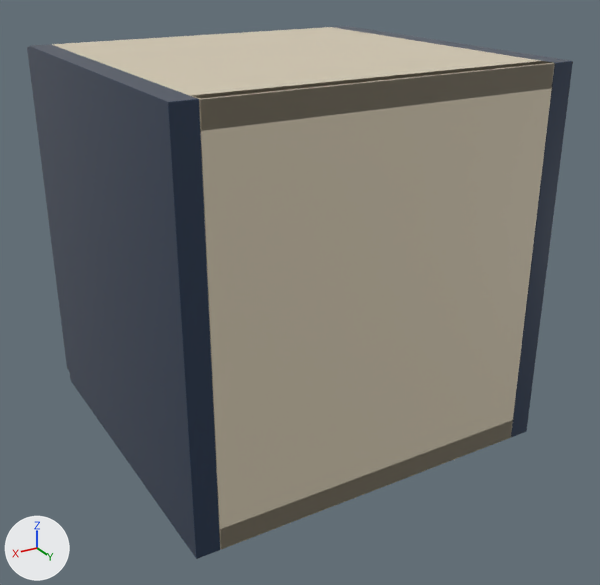
Renders of the glTF model storefront/public/cabinet-inventory/models/oppein-ply-bss-w1212.glb from each side of a commit.
Rendered twice from a 50 mm camera at (0.474, 0.417, 0.386) aimed at (0.146, -0.129, 0.113). Lighting does not change. The marker at lower left points along +X, +Y and +Z. The picture after the commit comes second. Where no turn or scale is listed for an object, it has been applied to the vertices.

Objects in the first picture: 'Cabinet back', 'Cabinet bottom', 'Cabinet side', 'Cabinet side.001', 'Cabinet top' and 1 more.
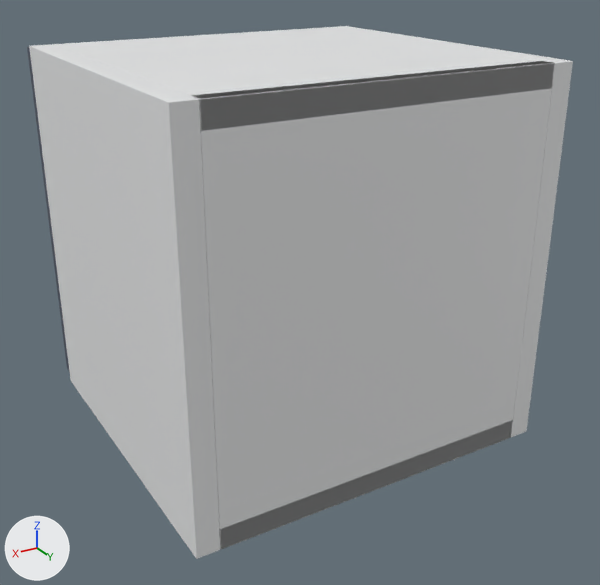
Pixel boxes [x1, y1, x2, y2] of what changed, in the pictures (600 x 585 px):
'Cabinet back', recoloured (beige to white)
    both: [192, 61, 554, 549]
'Cabinet side.001', recoloured (dark blue to white)
    both: [29, 44, 220, 559]
'Cabinet top', recoloured (beige to white)
    both: [52, 27, 555, 131]
'Cabinet side', recoloured
    both: [334, 26, 573, 437]
'Cabinet bottom', recoloured
    both: [219, 420, 513, 549]

The change in detail:
Material 'White cabinet carcass' (mat_white_cabinet_carcass) is new.
Its base color is (0.82, 0.83, 0.835) (white #eaebec).
Its roughness is 0.48.
me_cube_002 has 56 vertices, 108 faces and spans x -0.134..0.134, y -0.006..0.006, z -0.152..0.152.
me_cube_002 no longer uses material mat_cabinet_interior___visual_interpretation (beige #daceb6).
me_cube_002 gains material mat_white_cabinet_carcass (white #eaebec).
me_cube_003 has 56 vertices, 108 faces and spans x -0.134..0.134, y -0.142..0.142, z -0.009..0.009.
me_cube_003 no longer uses material mat_cabinet_interior___visual_interpretation (beige #daceb6).
me_cube_003 gains material mat_white_cabinet_carcass (white #eaebec).
me_cube has 56 vertices, 108 faces and spans x -0.009..0.009, y -0.142..0.142, z -0.152..0.152.
me_cube no longer uses material mat_supplier_finish___blue_single_shaker (dark blue #24364f).
me_cube gains material mat_white_cabinet_carcass (white #eaebec).
me_cube_001 has 56 vertices, 108 faces and spans x -0.009..0.009, y -0.142..0.142, z -0.152..0.152.
me_cube_001 no longer uses material mat_supplier_finish___blue_single_shaker (dark blue #24364f).
me_cube_001 gains material mat_white_cabinet_carcass (white #eaebec).
me_cube_004 has 56 vertices, 108 faces and spans x -0.134..0.134, y -0.142..0.142, z -0.009..0.009.
me_cube_004 no longer uses material mat_cabinet_interior___visual_interpretation (beige #daceb6).
me_cube_004 gains material mat_white_cabinet_carcass (white #eaebec).
